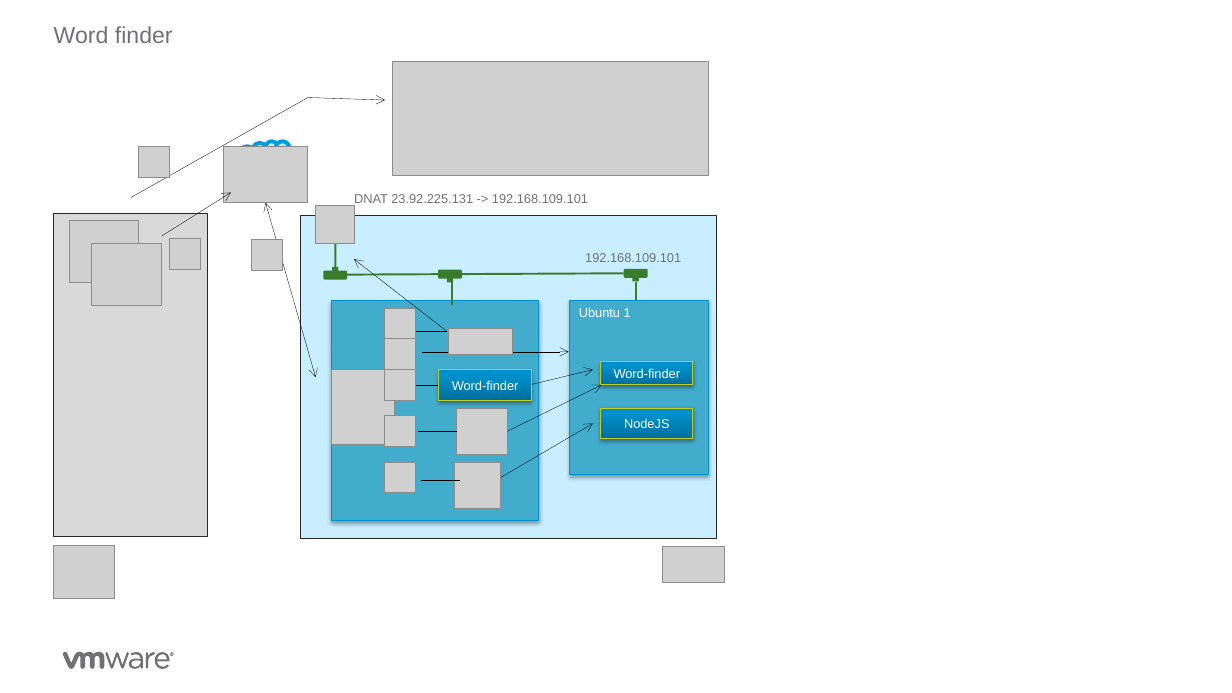
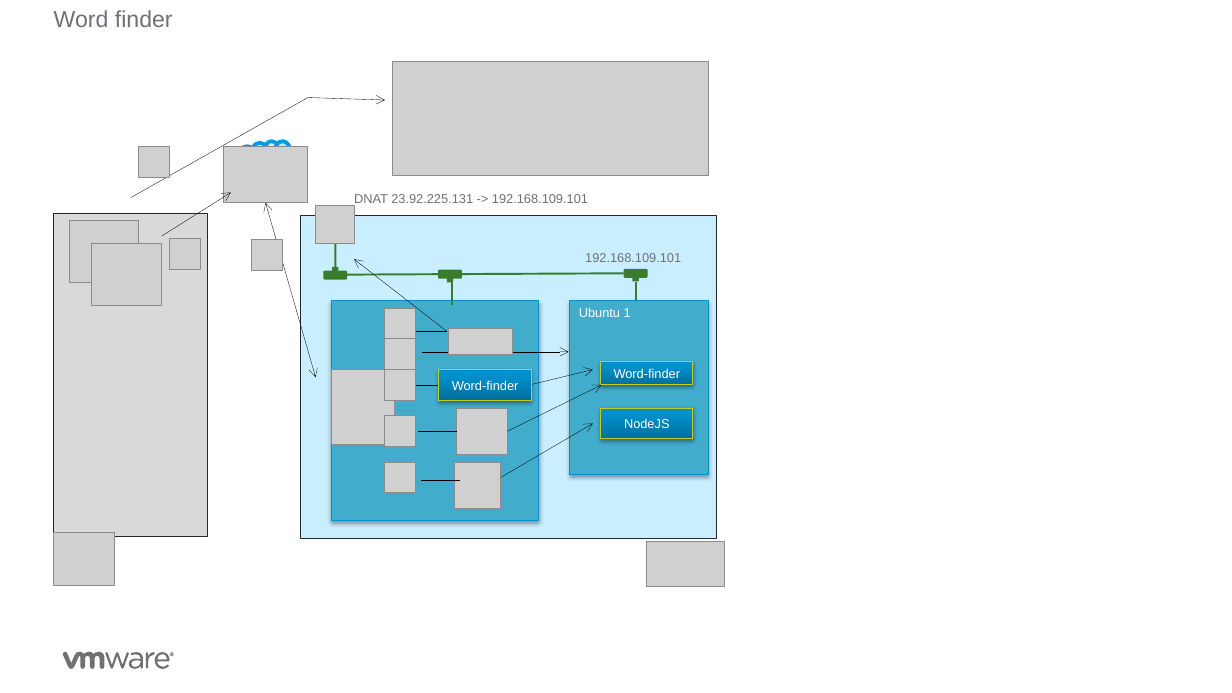
Before and after one commit to rdbwebster/vcadevops, a slide deck: slide 27 of DevopsDemo.pptx. Drawn at 1232x693 pixels with LibreOffice and Linux fonts; fonts in the diff are those of the drawing; grey boxes stand for pictures; background and template pictures are left out. Boxes give left, top, right and bottom in pixels: in the first picture for what was removed or moved away, otherwise in the second. Text is boxed around its words. In the diff, an @@ line names an element or a change of style, - is before the commit and + after.

```diff
--- a/DevopsDemo.pptx
+++ b/DevopsDemo.pptx
@@ text "Word finder": place and size @@
-text "Word finder" at [54,26,173,43]
+text "Word finder" at [54,10,173,27]
@@ picture: place and size @@
-picture at [54,545,115,598]
+picture at [54,532,115,585]
@@ picture: place and size @@
-picture at [662,547,724,583]
+picture at [647,542,725,587]
```
Also in this commit, not shown: 1 other slide changed, 1 slide added, 3 other files.
